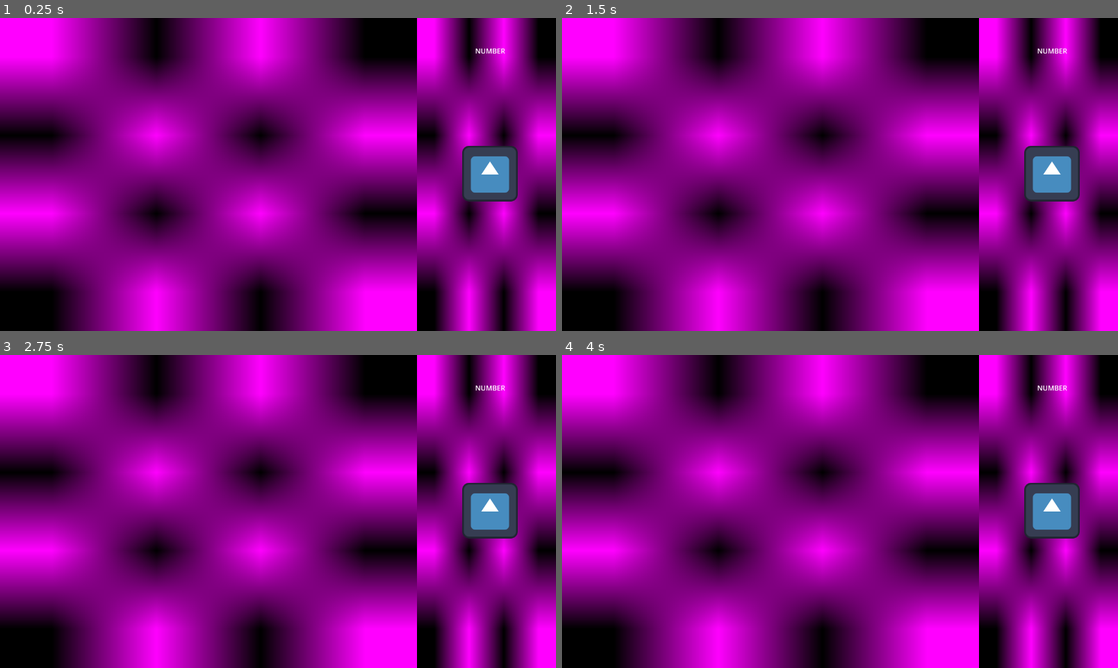
Above: before the commit, frames 1-4 (two rows, left to right).
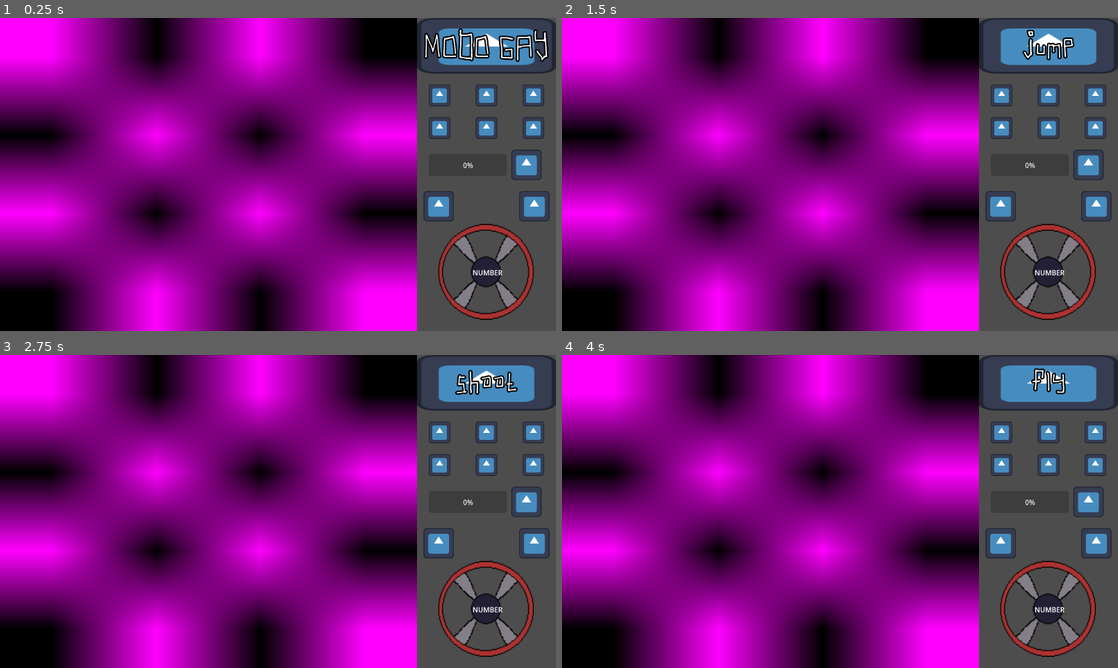
Above: after the commit, the same moments.

Repository: Isaac-Salas/SpinJam2026
Game: Godot game, scene res://scenes/Test.tscn
The game is run twice, just before and just after one commit, with the same random seed, the same clock (stepped at 60 frames per second) and the same inputs. The engine's default icon, where the game draws it, is replaced by a stand-in: a white triangle on a blue panel in a dark square.
Inputs (mouse positions are in pixels of both pictures, inside the frame that each line leads up to):
- Up to frame 1 (0.25 s): no input
- Up to frame 2 (1.5 s): click (1001, 96) at 0.52 s; click (1051, 96) at 1.27 s
- Up to frame 3 (2.75 s): click (533, 433) at 2.02 s
- Up to frame 4 (4 s): click (1001, 464) at 2.77 s; click (1051, 464) at 3.52 s

The runs differ from the first frame. In frame 1, 24% of the frame differs, in the area x 75-100%, y 0-100%; in frame 2, 24%; in frame 3, 24%; in frame 4, 24%.

Commit message:
Contro panel mockup

Diff:
--- a/new-game-project/scenes/Test.tscn
+++ b/new-game-project/scenes/Test.tscn
@@ -1,15 +1,17 @@
 [gd_scene format=3 uid="uid://npbhcxjy5rny"]
 
+[ext_resource type="Script" uid="uid://byrkyaaw75jrc" path="res://scripts/Overlay_UI.gd" id="1_di7wo"]
 [ext_resource type="Texture2D" uid="uid://4q335xxs2p" path="res://icon.svg" id="1_wen4y"]
+[ext_resource type="Script" uid="uid://6pcknq62tnaw" path="res://scripts/wheel_view.gd" id="2_amo3t"]
 [ext_resource type="Script" uid="uid://txmnn77tnbtr" path="res://scripts/RotatorTest.gd" id="2_w8un3"]
 [ext_resource type="Script" uid="uid://d2mutw6sqcgsu" path="res://scripts/rotation_counter_ui.gd" id="3_0d6la"]
+[ext_resource type="Texture2D" uid="uid://dumhsk6d6ekcr" path="res://assets/control_panel/Wheel.png" id="4_qca6q"]
+[ext_resource type="FontFile" uid="uid://gvyweina3ogi" path="res://assets/fonts/Robot-Regular.ttf" id="5_iscks"]
 
 [sub_resource type="ViewportTexture" id="ViewportTexture_syogv"]
 
-[sub_resource type="ViewportTexture" id="ViewportTexture_w8un3"]
-
 [sub_resource type="CircleShape2D" id="CircleShape2D_g4v7s"]
-radius = 93.78
+radius = 120.0
 
 [node name="Overlay" type="Control" unique_id=582774981]
 layout_mode = 3
@@ -19,6 +21,7 @@
 grow_horizontal = 2
 grow_vertical = 2
 mouse_filter = 1
+script = ExtResource("1_di7wo")
 
 [node name="Gameview" type="TextureRect" parent="." unique_id=728404747]
 custom_minimum_size = Vector2(960, 0)
@@ -28,7 +31,7 @@
 grow_vertical = 2
 texture = SubResource("ViewportTexture_syogv")
 
-[node name="WheelView" type="TextureRect" parent="." unique_id=869822115]
+[node name="WheelView" type="Control" parent="." unique_id=2127594160]
 custom_minimum_size = Vector2(320, 0)
 clip_contents = true
 layout_mode = 1
@@ -39,15 +42,17 @@
 offset_left = -320.0
 grow_horizontal = 0
 grow_vertical = 2
-texture = SubResource("ViewportTexture_w8un3")
+mouse_filter = 1
+script = ExtResource("2_amo3t")
 
 [node name="Rotador" type="Node2D" parent="WheelView" unique_id=1895950000]
-position = Vector2(168, 358)
+position = Vector2(159, 584)
 script = ExtResource("2_w8un3")
 rotation_speed = 8
 
 [node name="Wheel" type="Sprite2D" parent="WheelView/Rotador" unique_id=1485825636]
-texture = ExtResource("1_wen4y")
+scale = Vector2(2.2, 2.2)
+texture = ExtResource("4_qca6q")
 
 [node name="Area2D" type="Area2D" parent="WheelView/Rotador" unique_id=1045614560]
 
@@ -60,12 +65,136 @@
 scale = Vector2(0.43, 0.43)
 texture = ExtResource("1_wen4y")
 
-[node name="RotationCounter" type="Label" parent="WheelView" unique_id=1800171792 node_paths=PackedStringArray("wheel")]
-layout_mode = 0
-offset_left = 134.0
-offset_top = 64.0
-offset_right = 203.0
-offset_bottom = 87.0
+[node name="RotationCounter" type="Label" parent="WheelView/Rotador" unique_id=1800171792 node_paths=PackedStringArray("wheel")]
+z_index = 100
+offset_left = -31.0
+offset_top = -10.0
+offset_right = 38.0
+offset_bottom = 13.0
 text = "NUMBER"
+horizontal_alignment = 1
+vertical_alignment = 1
 script = ExtResource("3_0d6la")
-wheel = NodePath("../Rotador")
+wheel = NodePath("..")
+
+[node name="Buttons&Indicators" type="VBoxContainer" parent="WheelView" unique_id=524796025]
+layout_mode = 1
+anchors_preset = 15
+anchor_right = 1.0
+anchor_bottom = 1.0
+grow_horizontal = 2
+grow_vertical = 2
+theme_override_constants/separation = 25
+
+[node name="Pantalla" type="TextureRect" parent="WheelView/Buttons&Indicators" unique_id=758371912]
+layout_mode = 2
+texture = ExtResource("1_wen4y")
+
+[node name="ScreenText" type="Label" parent="WheelView/Buttons&Indicators/Pantalla" unique_id=548843232]
+layout_mode = 1
+anchors_preset = 15
+anchor_right = 1.0
+anchor_bottom = 1.0
+grow_horizontal = 2
+grow_vertical = 2
+theme_override_constants/outline_size = 13
+theme_override_fonts/font = ExtResource("5_iscks")
+theme_override_font_sizes/font_size = 74
+text = "MODO GAY"
+horizontal_alignment = 1
+vertical_alignment = 1
+
+[node name="ButtonsRow1" type="HBoxContainer" parent="WheelView/Buttons&Indicators" unique_id=462408355]
+layout_mode = 2
+
+[node name="Move" type="TextureButton" parent="WheelView/Buttons&Indicators/ButtonsRow1" unique_id=1380243729]
+custom_minimum_size = Vector2(0, 50)
+layout_mode = 2
+size_flags_horizontal = 3
+texture_normal = ExtResource("1_wen4y")
+ignore_texture_size = true
+stretch_mode = 5
+
+[node name="Jump" type="TextureButton" parent="WheelView/Buttons&Indicators/ButtonsRow1" unique_id=2055413526]
+custom_minimum_size = Vector2(0, 50)
+layout_mode = 2
+size_flags_horizontal = 3
+texture_normal = ExtResource("1_wen4y")
+ignore_texture_size = true
+stretch_mode = 5
+
+[node name="Shoot" type="TextureButton" parent="WheelView/Buttons&Indicators/ButtonsRow1" unique_id=589036761]
+custom_minimum_size = Vector2(0, 50)
+layout_mode = 2
+size_flags_horizontal = 3
+texture_normal = ExtResource("1_wen4y")
+ignore_texture_size = true
+stretch_mode = 5
+
+[node name="ButtonsRow2" type="HBoxContainer" parent="WheelView/Buttons&Indicators" unique_id=732747444]
+layout_mode = 2
+
+[node name="Aim" type="TextureButton" parent="WheelView/Buttons&Indicators/ButtonsRow2" unique_id=115753006]
+custom_minimum_size = Vector2(0, 50)
+layout_mode = 2
+size_flags_horizontal = 3
+texture_normal = ExtResource("1_wen4y")
+ignore_texture_size = true
+stretch_mode = 5
+
+[node name="Fly" type="TextureButton" parent="WheelView/Buttons&Indicators/ButtonsRow2" unique_id=1410521740]
+custom_minimum_size = Vector2(0, 50)
+layout_mode = 2
+size_flags_horizontal = 3
+texture_normal = ExtResource("1_wen4y")
+ignore_texture_size = true
+stretch_mode = 5
+
+[node name="Grapple" type="TextureButton" parent="WheelView/Buttons&Indicators/ButtonsRow2" unique_id=1903094933]
+custom_minimum_size = Vector2(0, 50)
+layout_mode = 2
+size_flags_horizontal = 3
+texture_normal = ExtResource("1_wen4y")
+ignore_texture_size = true
+stretch_mode = 5
+
+[node name="Bar&Button" type="HBoxContainer" parent="WheelView/Buttons&Indicators" unique_id=1009943088]
+layout_mode = 2
+size_flags_vertical = 4
+alignment = 1
+
+[node name="Energy" type="ProgressBar" parent="WheelView/Buttons&Indicators/Bar&Button" unique_id=1403667345]
+custom_minimum_size = Vector2(180, 50)
+layout_mode = 2
+size_flags_horizontal = 3
+size_flags_vertical = 4
+offset_transform_enabled = true
+offset_transform_position = Vector2(27, 0)
+
+[node name="Activate" type="TextureButton" parent="WheelView/Buttons&Indicators/Bar&Button" unique_id=1258541264]
+custom_minimum_size = Vector2(0, 70)
+layout_mode = 2
+size_flags_horizontal = 3
+texture_normal = ExtResource("1_wen4y")
+ignore_texture_size = true
+stretch_mode = 5
+
+[node name="Indicators" type="HBoxContainer" parent="WheelView/Buttons&Indicators" unique_id=875829654]
+layout_mode = 2
+size_flags_vertical = 4
+theme_override_constants/separation = 150
+alignment = 1
+
+[node name="Left_Up" type="TextureRect" parent="WheelView/Buttons&Indicators/Indicators" unique_id=1419738853]
+custom_minimum_size = Vector2(70, 70)
+layout_mode = 2
+texture = ExtResource("1_wen4y")
+expand_mode = 5
+stretch_mode = 5
+
+[node name="RightDown" type="TextureRect" parent="WheelView/Buttons&Indicators/Indicators" unique_id=201018139]
+custom_minimum_size = Vector2(70, 70)
+layout_mode = 2
+texture = ExtResource("1_wen4y")
+expand_mode = 5
+stretch_mode = 5
--- /dev/null
+++ b/new-game-project/scripts/Overlay_UI.gd
@@ -0,0 +1,4 @@
+extends Control
+
+@onready var gameview: TextureRect = $Gameview
+@onready var wheel_view: WheelControl = $WheelView
--- a/new-game-project/scripts/RotatorTest.gd
+++ b/new-game-project/scripts/RotatorTest.gd
@@ -62,12 +62,13 @@
 
 func _rotate_wheel(delta : float):
 	var target_pos = get_global_mouse_position()
-	area_2d.global_rotation = lerp_angle(area_2d.global_rotation, area_2d.get_angle_to(target_pos), delta * rotation_speed)
+	area_2d.rotation = lerp_angle(area_2d.rotation, area_2d.get_angle_to(target_pos), delta * rotation_speed)
 
 func _reset_all():
 	rotation_count = 0
 	area_2d.global_rotation = 0.0
 	var tween : Tween = create_tween()
+	wheel.global_rotation_degrees = wheel.global_rotation_degrees + 360
 	tween.tween_property(wheel,"global_rotation_degrees",0,0.1)
 	await tween.finished
 	tween.kill()
@@ -102,7 +103,6 @@
 				add_rotations = false
 
 func _add_rotations():
-	print("ADD")
 	match rotating_side:
 		"right":
 			rotation_count += 1
--- a/new-game-project/scripts/rotation_counter_ui.gd
+++ b/new-game-project/scripts/rotation_counter_ui.gd
@@ -5,4 +5,4 @@
 	wheel.rotation_count_changed.connect(_update_count)
 
 func _update_count(value : int):
-	self.text = "ROTASAO -> " + str(value)
+	self.text = str(value)
--- /dev/null
+++ b/new-game-project/scripts/wheel_view.gd
@@ -0,0 +1,36 @@
+extends Control
+class_name WheelControl
+@onready var rotator: SpinningWheel = $Rotador
+@onready var screen_text: Label = $"Buttons&Indicators/Pantalla/ScreenText"
+@onready var move: TextureButton = $"Buttons&Indicators/ButtonsRow1/Move"
+@onready var jump: TextureButton = $"Buttons&Indicators/ButtonsRow1/Jump"
+@onready var shoot: TextureButton = $"Buttons&Indicators/ButtonsRow1/Shoot"
+@onready var aim: TextureButton = $"Buttons&Indicators/ButtonsRow2/Aim"
+@onready var fly: TextureButton = $"Buttons&Indicators/ButtonsRow2/Fly"
+@onready var grapple: TextureButton = $"Buttons&Indicators/ButtonsRow2/Grapple"
+@onready var energy: ProgressBar = $"Buttons&Indicators/Bar&Button/Energy"
+@onready var activate: TextureButton = $"Buttons&Indicators/Bar&Button/Activate"
+
+var current_state : String:
+	set(value):
+		if value != current_state:
+			current_state = value
+			state_change.emit(current_state)
+
+signal state_change(state)
+
+func _ready() -> void:
+	move.pressed.connect(_on_state_button_press.bind("move"))
+	jump.pressed.connect(_on_state_button_press.bind("jump"))
+	shoot.pressed.connect(_on_state_button_press.bind("shoot"))
+	aim.pressed.connect(_on_state_button_press.bind("aim"))
+	fly.pressed.connect(_on_state_button_press.bind("fly"))
+	grapple.pressed.connect(_on_state_button_press.bind("grapple"))
+
+
+
+func _on_state_button_press(state : String):
+	update_screen(state)
+
+func update_screen(text : String):
+	screen_text.text = text
Binary file added: new-game-project/assets/control_panel/Wheel.png
Not shown, added: new-game-project/assets/control_panel/Wheel.png.import
Binary file added: new-game-project/assets/fonts/Robot-Regular.ttf
Not shown, added: new-game-project/assets/fonts/Robot-Regular.ttf.import
Binary file added: new-game-project/assets/spinamo/Arm.png
Not shown, added: new-game-project/assets/spinamo/Arm.png.import
Binary file added: new-game-project/assets/spinamo/Head.png
Not shown, added: new-game-project/assets/spinamo/Head.png.import
Binary file added: new-game-project/assets/spinamo/Leg.png
Not shown, added: new-game-project/assets/spinamo/Leg.png.import
Binary file added: new-game-project/assets/spinamo/Torso.png
Not shown, added: new-game-project/assets/spinamo/Torso.png.import
(and 2 more such lines)
